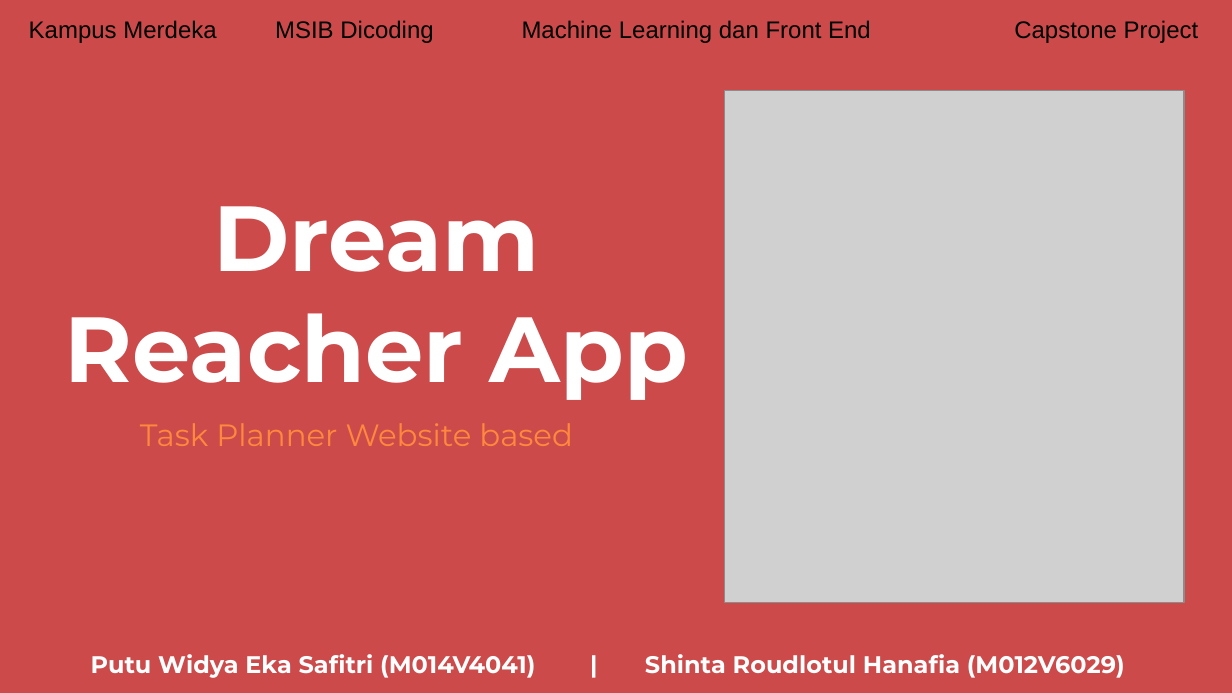
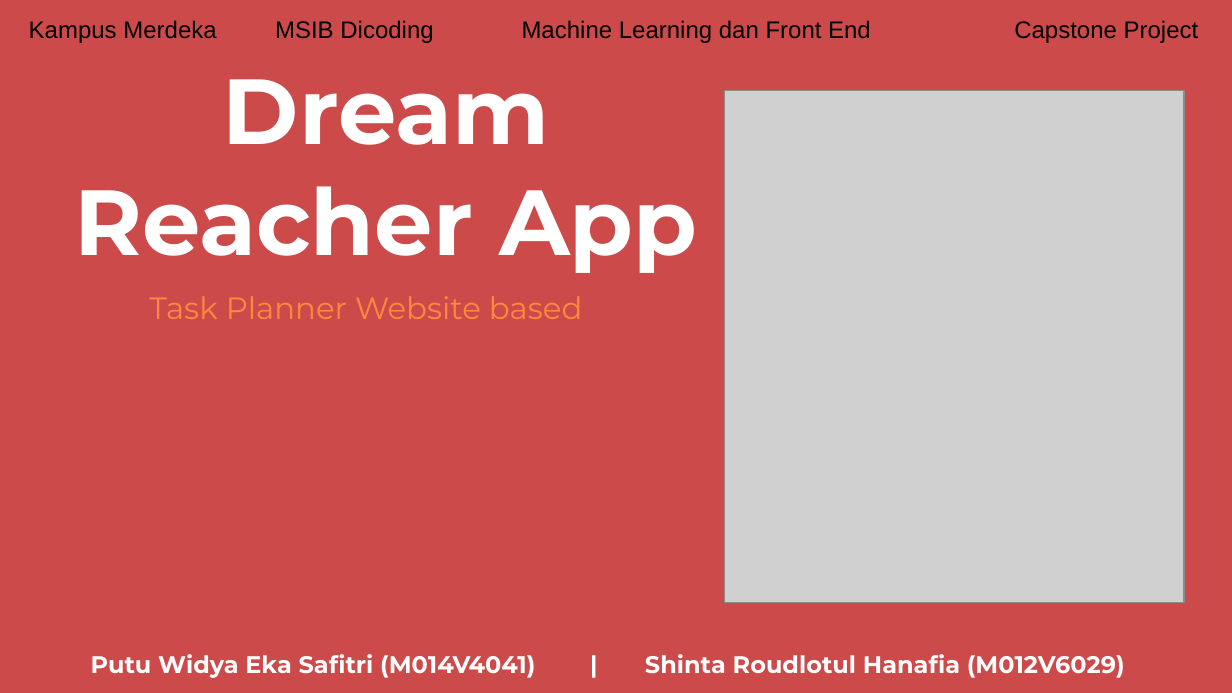
Before and after one commit to shintafiaa/Kampus-Merdeka-Capstone-Project-Dream-Reacher, a slide deck: slide 1 of Dream Reacher App Presentation.pptx. Drawn at 1232x693 pixels with LibreOffice and Linux fonts; fonts in the diff are those of the drawing; grey boxes stand for pictures. Boxes give left, top, right and bottom in pixels: in the first picture for what was removed or moved away, otherwise in the second. Text is boxed around its words. In the diff, an @@ line names an element or a change of style, - is before the commit and + after.

```diff
--- a/Dream Reacher App Presentation.pptx
+++ b/Dream Reacher App Presentation.pptx
@@ title "Dream Reacher App": place and size @@
-title "Dream Reacher App" at <box>65,206,688,400</box>
+title "Dream Reacher App" at <box>74,79,697,273</box>
@@ subtitle "Task Planner Website based": place and size @@
-subtitle "Task Planner Website based" at <box>140,423,572,446</box>
+subtitle "Task Planner Website based" at <box>149,296,582,319</box>
```
Also in this commit, not shown: 4 other slides changed, 1 other file.
